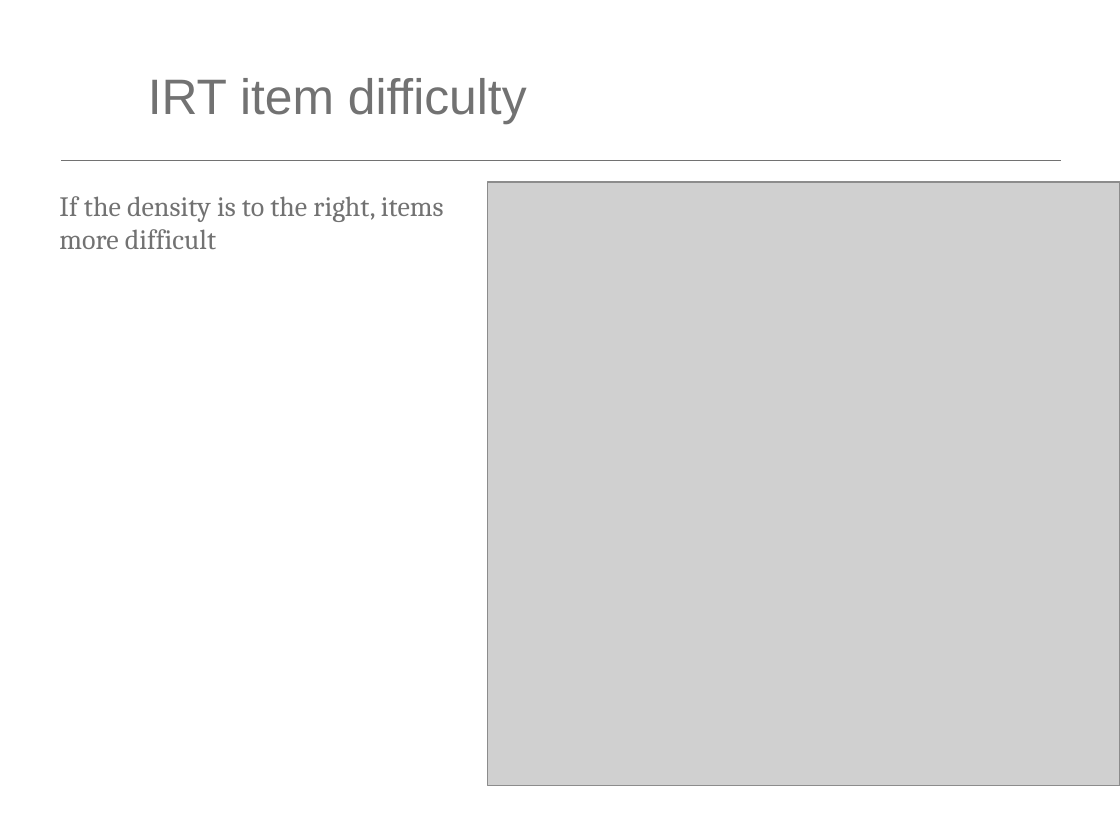
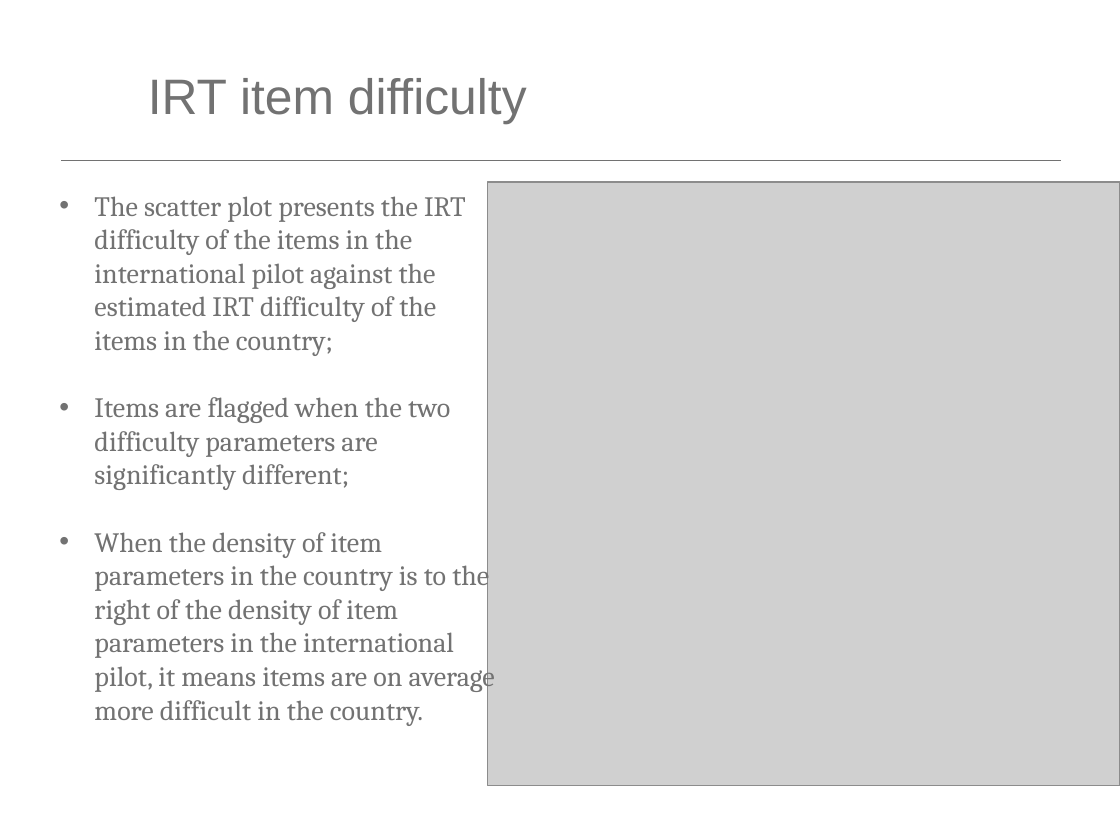
Before and after one commit to bonaventura-p/PBTS-VS, a slide deck: slide 12 of PBTS-VS_tutorial.pptx. Drawn at 1120x840 pixels with LibreOffice and Linux fonts; fonts in the diff are those of the drawing; grey boxes stand for pictures; background and template pictures are left out. Boxes give left, top, right and bottom in pixels: in the first picture for what was removed or moved away, otherwise in the second. Text is boxed around its words. In the diff, an @@ line names an element or a change of style, - is before the commit and + after.

```diff
--- a/PBTS-VS_tutorial.pptx
+++ b/PBTS-VS_tutorial.pptx
@@ text at [94, 196, 495, 726]: text changed @@
-If the density is to the right, items more difficult
+• The scatter plot presents the IRT difficulty of the items in the international pilot against the estimated IRT difficulty of the items in the country;
+• Items are flagged when the two difficulty parameters are significantly different;
+• When the density of item parameters in the country is to the right of the density of item parameters in the international pilot, it means items are on average more difficult in the country.
```
Also in this commit, not shown: 12 other slides changed, 2 slides added, 2 slides removed, 22 other files.
